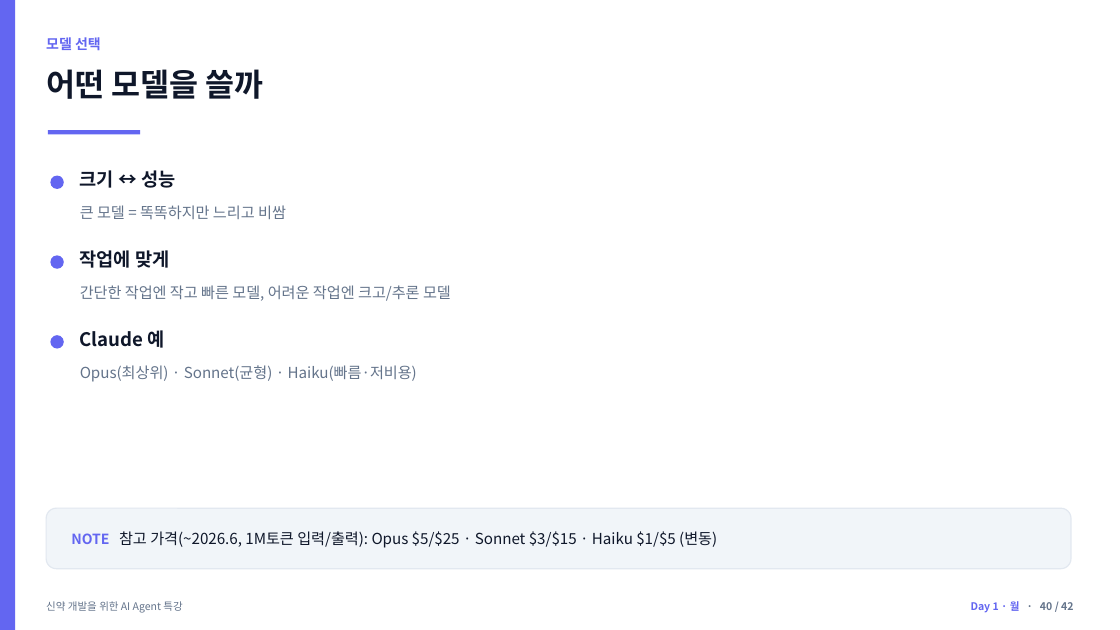
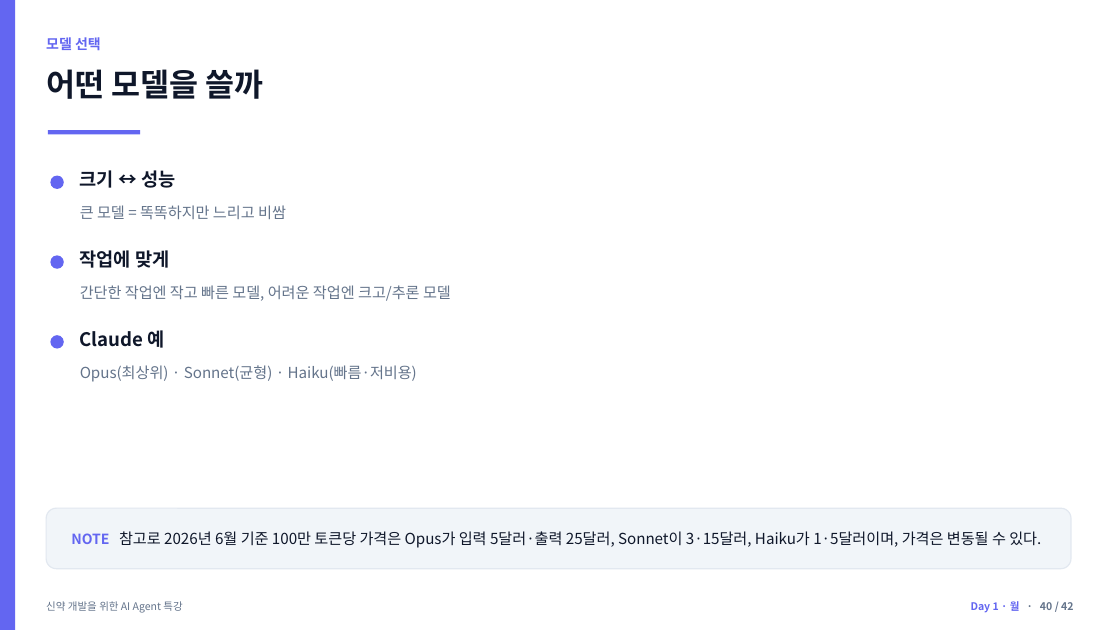
Before and after one commit to jyshin-22/wku-ai-agent-program, a slide deck: slide 40 of slides/day1.pptx. Drawn at 1120x630 pixels with LibreOffice and Linux fonts; fonts in the diff are those of the drawing. Boxes give left, top, right and bottom in pixels: in the first picture for what was removed or moved away, otherwise in the second. Text is boxed around its words. In the diff, an @@ line names an element or a change of style, - is before the commit and + after.

```diff
--- a/slides/day1.pptx
+++ b/slides/day1.pptx
@@ text at (71, 531, 1041, 548): text changed @@
-NOTE 참고 가격(~2026.6, 1M토큰 입력/출력): Opus $5/$25 · Sonnet $3/$15 · Haiku $1/$5 (변동)
+NOTE 참고로 2026년 6월 기준 100만 토큰당 가격은 Opus가 입력 5달러·출력 25달러, Sonnet이 3·15달러, Haiku가 1·5달러이며, 가격은 변동될 수 있다.
```
Also in this commit, not shown: 25 other slides changed, 10 other files.
